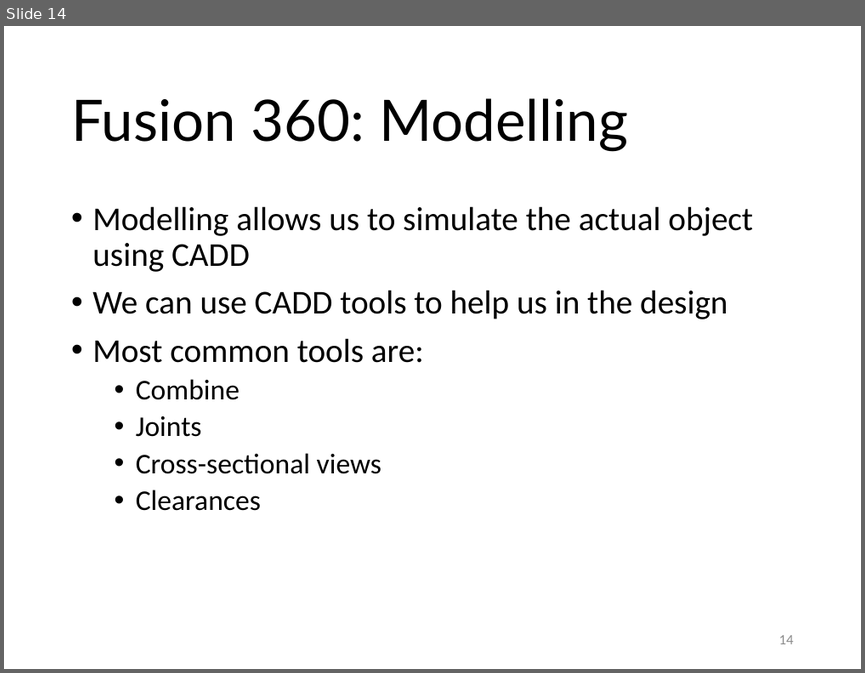
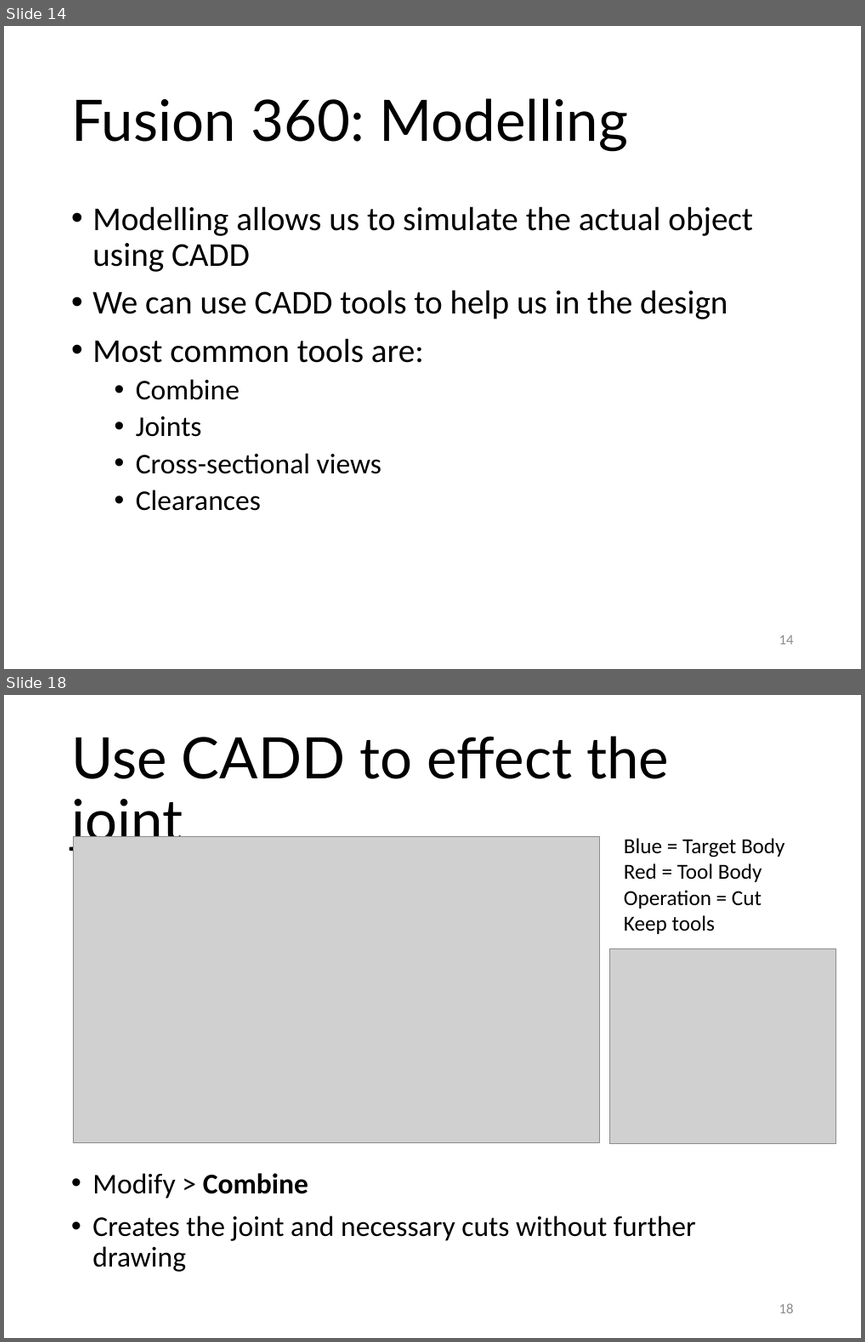
Before and after one commit to RDorville/digfab, a slide deck: presentations/ep1000_cutting/ep1000_cutting.pptx. Shown one above the other, each under a label of ours: slide 14 before the commit, slides 14 and 18 after it; the slides between them are not shown. The pictures are 865x673 and 865x1342 pixels, drawn with LibreOffice and Linux fonts; fonts in the diff are those of the drawing; grey boxes stand for pictures; background and template pictures are left out. Boxes give left, top, right and bottom in pixels: in the first picture for what was removed or moved away, otherwise in the second. Text is boxed around its words. In the diff, an @@ line names an element or a change of style, - is before the commit and + after.

```diff
--- a/presentations/ep1000_cutting/ep1000_cutting.pptx
+++ b/presentations/ep1000_cutting/ep1000_cutting.pptx
@@ slide 18 added at (4, 695, 861, 1338), background #FFFFFF @@
@@ title added at (71, 736, 669, 851), 48 pt, text #000000 @@
+Use CADD to effect the joint
@@ picture added at (74, 836, 600, 1143) @@
@@ text added at (624, 838, 785, 934), 18 pt, text #000000 @@
+Blue = Target Body
+Red = Tool Body
+Operation = Cut
+Keep tools
@@ picture added at (610, 948, 836, 1143) @@
@@ text added at (92, 1173, 696, 1271), 24 pt, text #000000 @@
+• Modify > Combine
+• Creates the joint and necessary cuts without further drawing
@@ page number added at (779, 1303, 794, 1313), 12 pt, text #8C8C8C @@
+18
```
Also in this commit, not shown: 17 other slides added, 24 other files.
